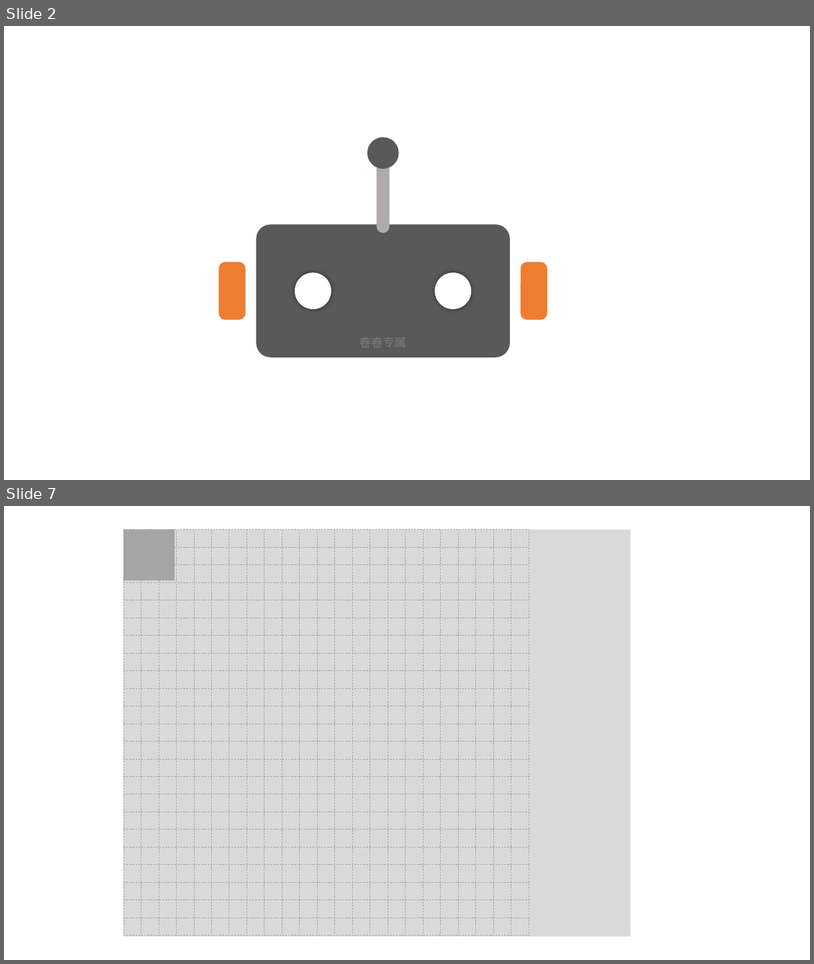
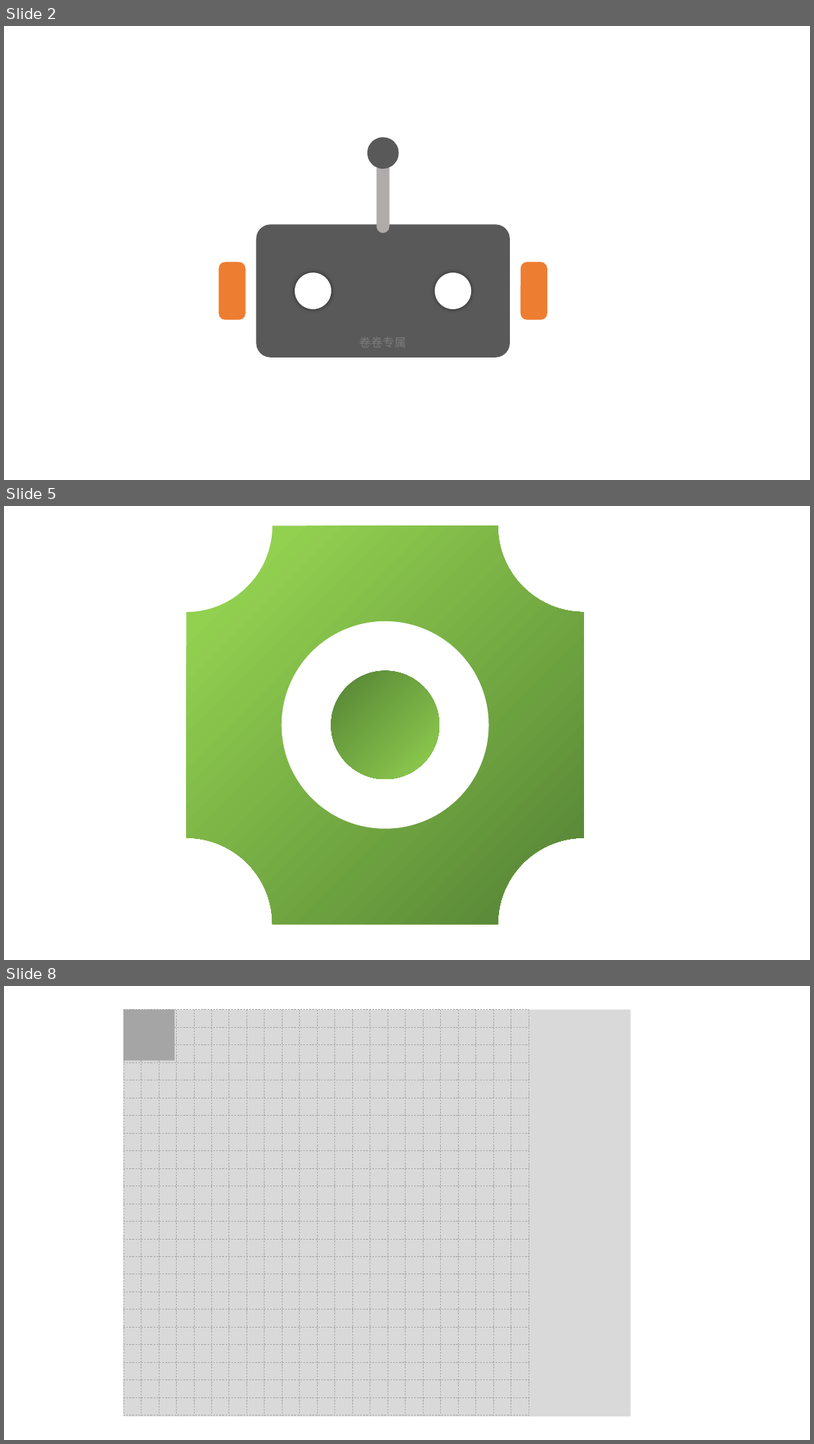
Before and after one commit to zyldgd/Sorting_System, a slide deck: arch.pptx. Shown one above the other, each under a label of ours: slides 2 and 7 before the commit, slides 2, 5 and 8 after it; the slides between them are not shown. The pictures are 814x964 and 814x1444 pixels, drawn with LibreOffice and Linux fonts; fonts in the diff are those of the drawing. Boxes give left, top, right and bottom in pixels: in the first picture for what was removed or moved away, otherwise in the second. Text is boxed around its words. In the diff, an @@ line names an element or a change of style, - is before the commit and + after.

```diff
--- a/arch.pptx
+++ b/arch.pptx
@@ slide 5 added at (4,506,810,960), background #FFFFFF @@
@@ plaque added at (187,526,585,924), fill gradient #92D050 to #548235 @@
@@ donut added at (282,621,489,829), fill #FFFFFF @@
@@ ellipse added at (332,671,440,779), fill gradient #548235 to #92D050 @@
@@ what was slide 7 is now slide 8 @@
```
Also in this commit, not shown: 2 slides changed, 2 other slides added, 2 slides removed, 9 other files.
